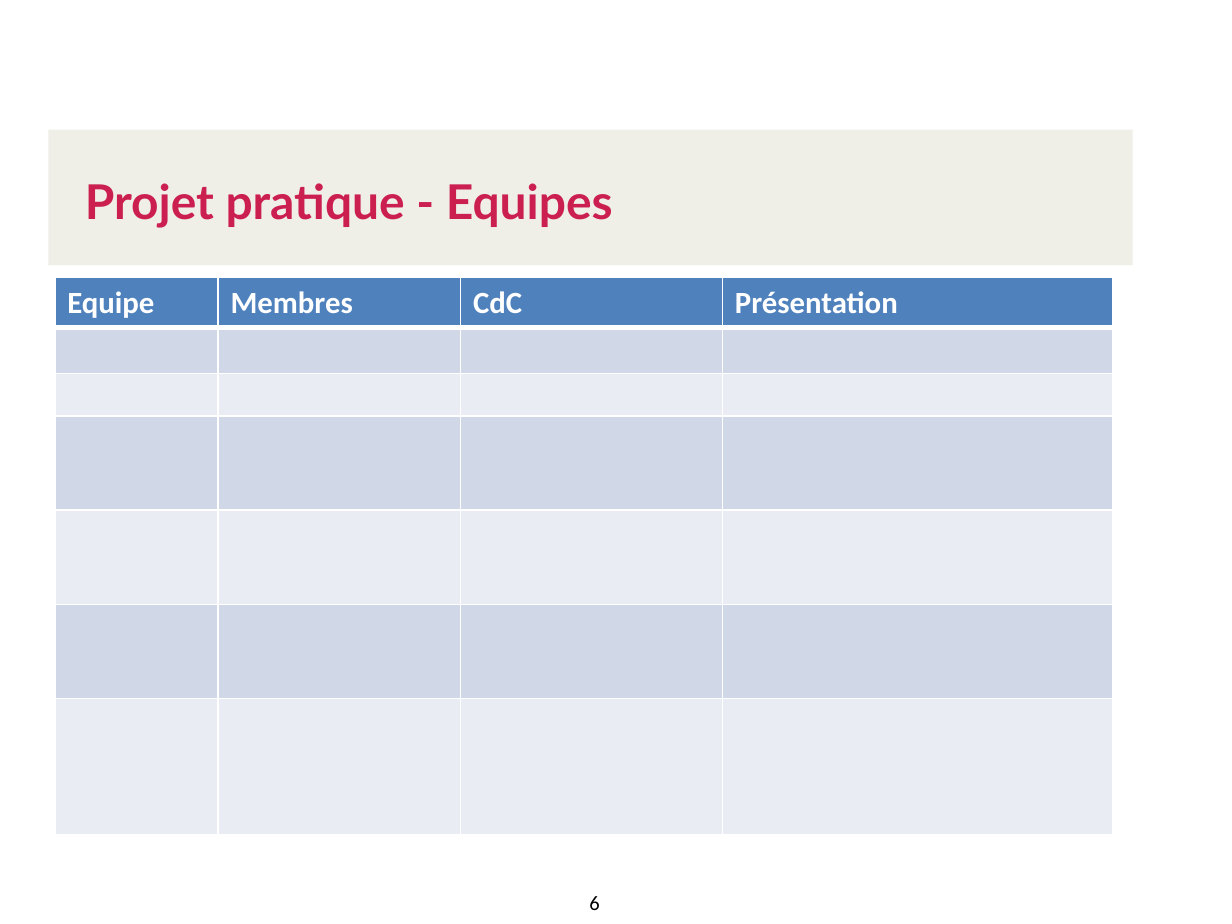
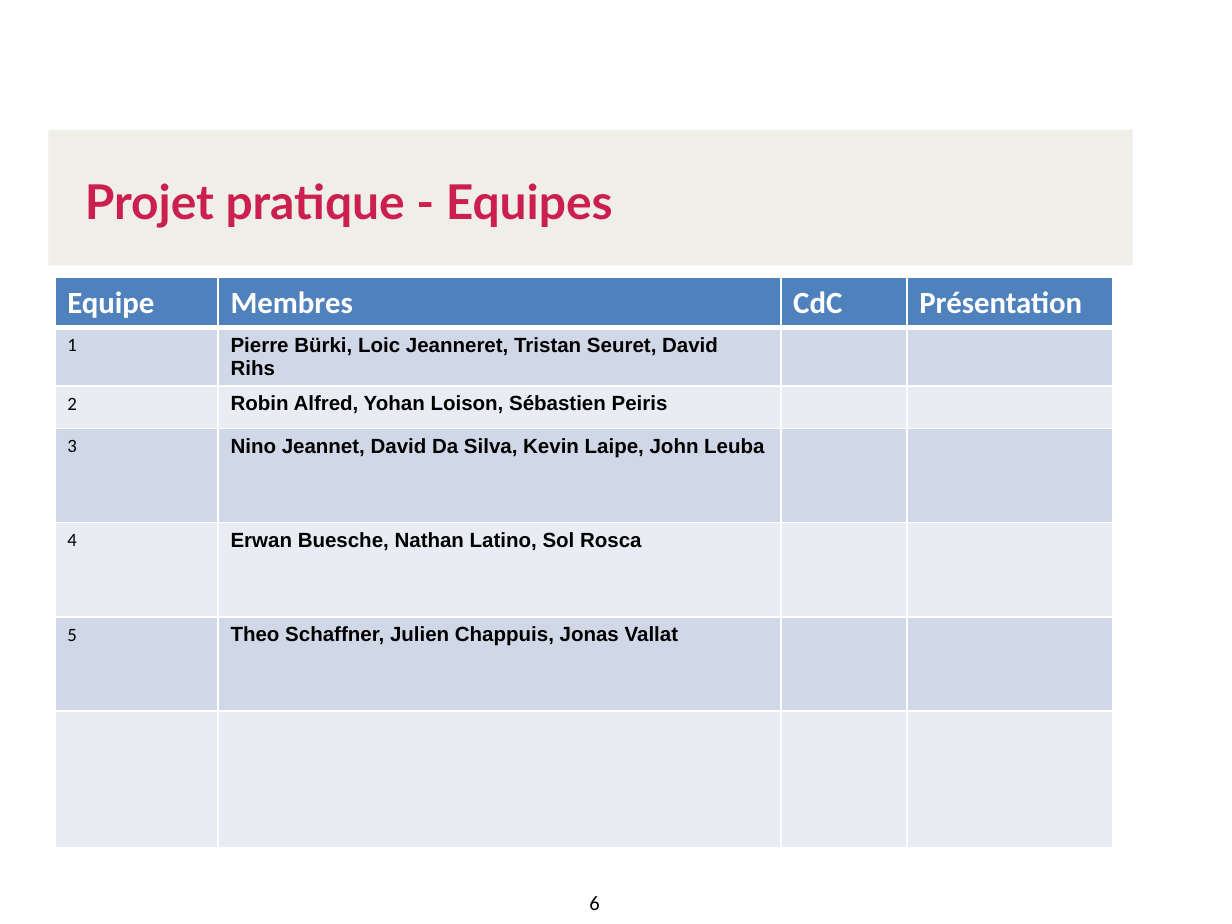
Before and after one commit to Cours-HE-ARC/cours-JEE-2019-2020, a slide deck: slide 6 of projet pratique JEE/Projet_JEE.pptx. Drawn at 1232x924 pixels with LibreOffice and Linux fonts; fonts in the diff are those of the drawing; background and template pictures are left out. Boxes give left, top, right and bottom in pixels: in the first picture for what was removed or moved away, otherwise in the second. Text is boxed around its words. In the diff, an @@ line names an element or a change of style, - is before the commit and + after.

Commit message:
projet ppt

```diff
--- a/projet pratique JEE/Projet_JEE.pptx
+++ b/projet pratique JEE/Projet_JEE.pptx
@@ table at box(55, 277, 1112, 850) @@
+row 2: 1 | Pierre Bürki, Loic Jeanneret, Tristan Seuret, David Rihs |  | 
+row 3: 2 | Robin Alfred, Yohan Loison, Sébastien Peiris |  | 
+row 4: 3 | Nino Jeannet, David Da Silva, Kevin Laipe, John Leuba |  | 
+row 5: 4 | Erwan Buesche, Nathan Latino, Sol Rosca |  | 
+row 6: 5 | Theo Schaffner, Julien Chappuis, Jonas Vallat |  | 
-row 3:  |  |  | 
-row 4:  |  |  | 
-row 5:  |  |  | 
-row 6:  |  |  | 
-row 7:  |  |  | 
```
Also in this commit, not shown: 1 other file.
